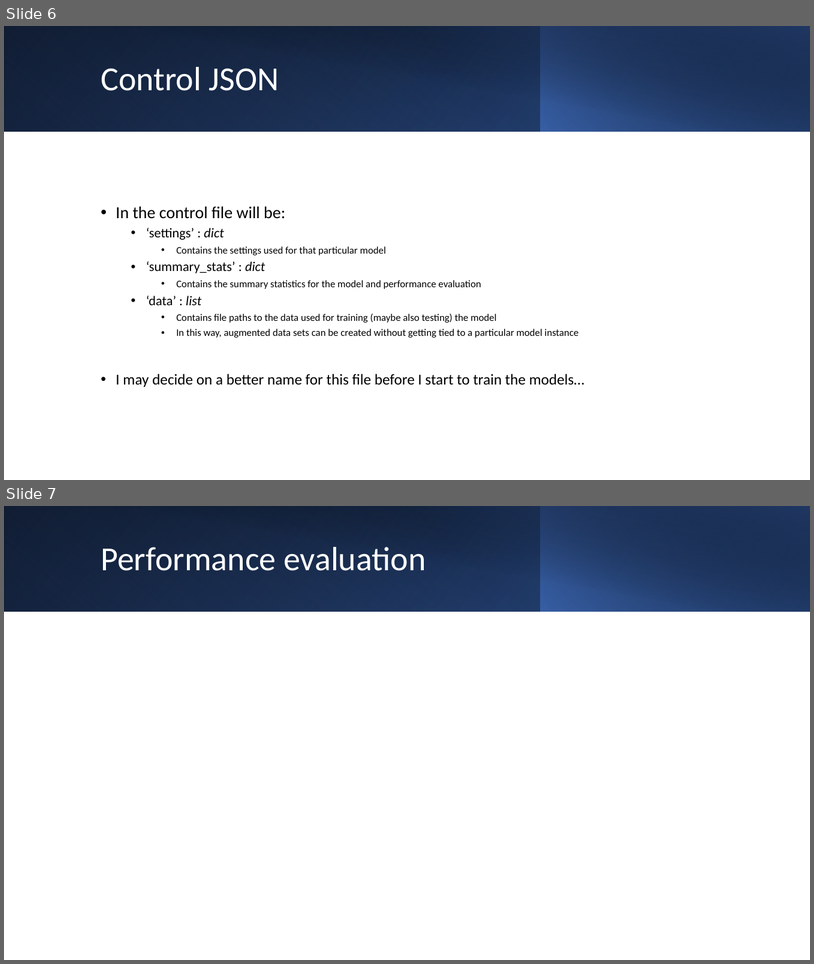
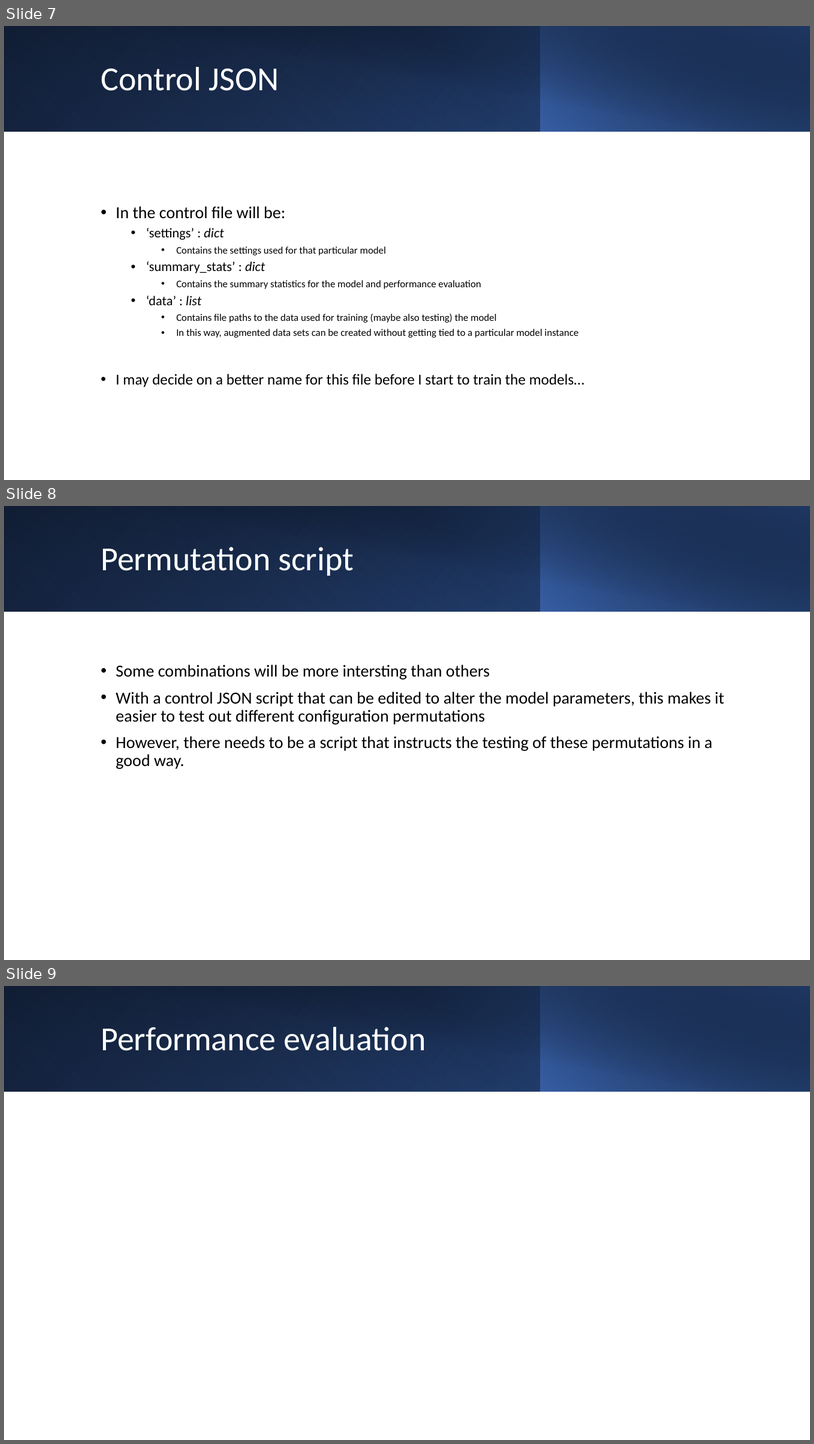
Before and after one commit to sjurmsc/MSC2023, a slide deck: Meeting Presentations/15.09.2022_ML Meeting.pptx. Shown one above the other, each under a label of ours: slides 6 and 7 before the commit, slides 7, 8 and 9 after it. The pictures are 814x964 and 814x1444 pixels, drawn with LibreOffice and Linux fonts; fonts in the diff are those of the drawing. Boxes give left, top, right and bottom in pixels: in the first picture for what was removed or moved away, otherwise in the second. Text is boxed around its words. In the diff, an @@ line names an element or a change of style, - is before the commit and + after.

```diff
--- a/Meeting Presentations/15.09.2022_ML Meeting.pptx
+++ b/Meeting Presentations/15.09.2022_ML Meeting.pptx
@@ slide 8 added at bbox=[4, 506, 810, 960], background #FFFFFF @@
@@ rectangle added at bbox=[4, 506, 810, 611], fill gradient #000000 to #2F5597 @@
@@ rectangle added at bbox=[4, 506, 541, 611], fill gradient #4472C4 to #203864 @@
@@ rectangle added at bbox=[34, 506, 810, 612], fill gradient #000000 to #203864 @@
@@ rectangle added at bbox=[540, 506, 810, 611], fill gradient #4472C4 to #000000 @@
@@ title added at bbox=[101, 547, 354, 576], 40 pt, text #FFFFFF @@
+Permutation script
@@ text added at bbox=[116, 664, 725, 769], 20 pt, text #000000 @@
+• Some combinations will be more intersting than others
+• With a control JSON script that can be edited to alter the model parameters, this makes it easier to test out different configuration permutations
+• However, there needs to be a script that instructs the testing of these permutations in a good way.
@@ what was slide 6 is now slide 7 @@
@@ what was slide 7 is now slide 9 @@
```
Also in this commit, not shown: 1 other slide added, 2 other files.
